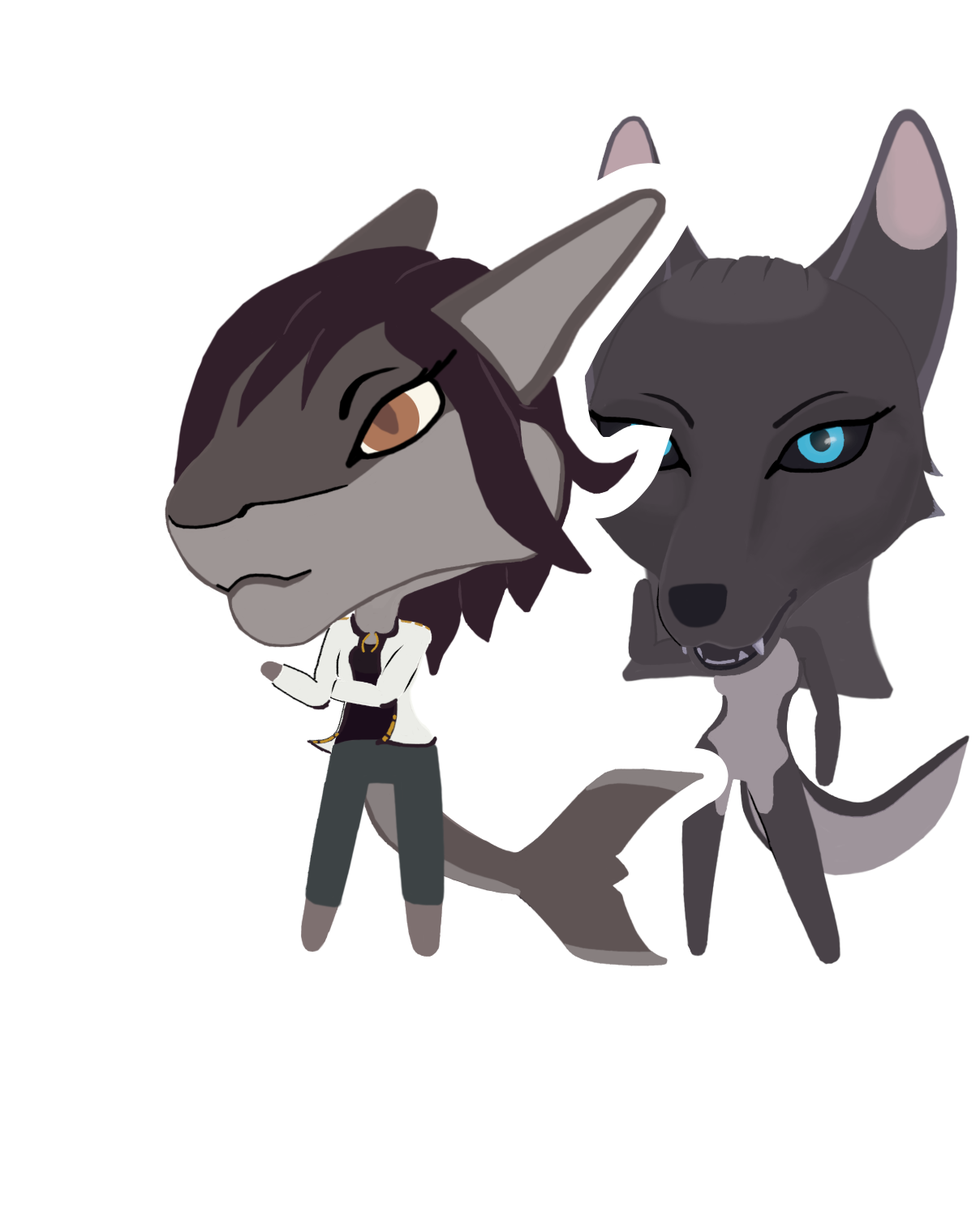
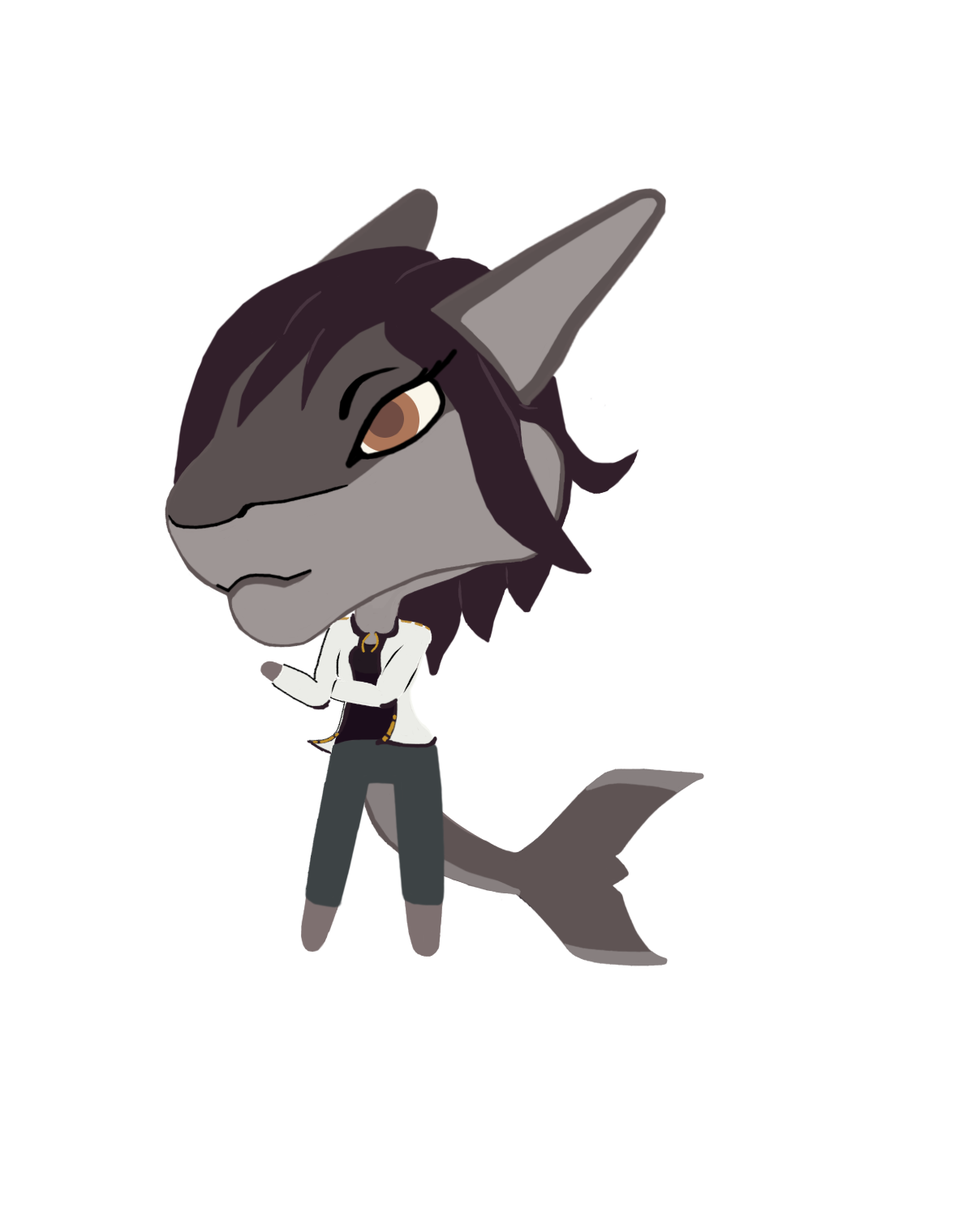
Comparing the layer stacks of the two 980 x 1216 images. Changes:
painted on "IRIS" over (x1=368, y1=400, x2=404, y2=438)
hid "eleniel.png" over (x1=583, y1=107, x2=970, y2=965)
